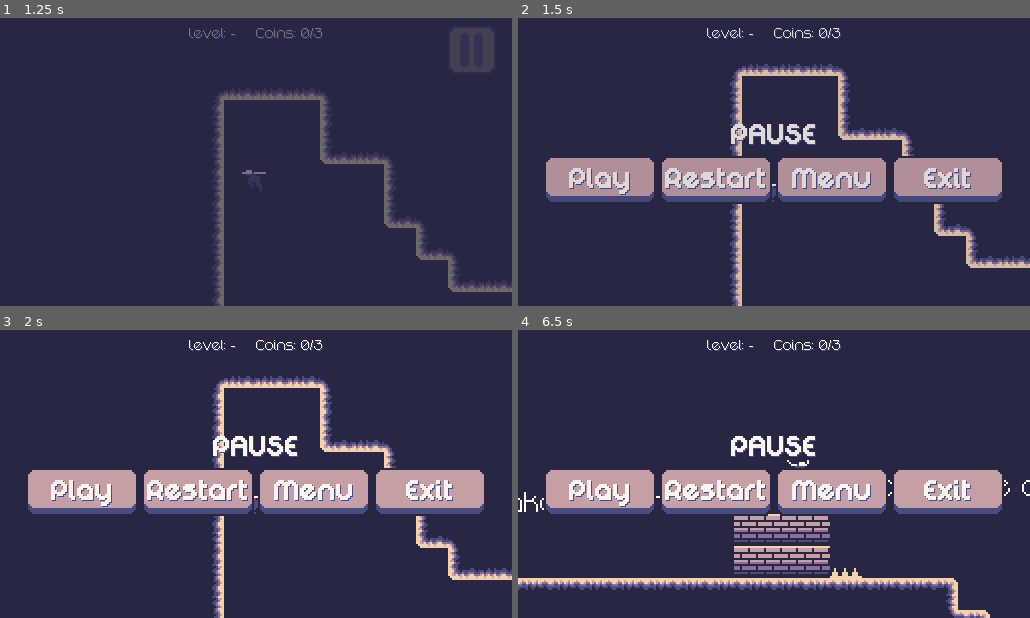
Above: before the commit, frames 1-4 (two rows, left to right).
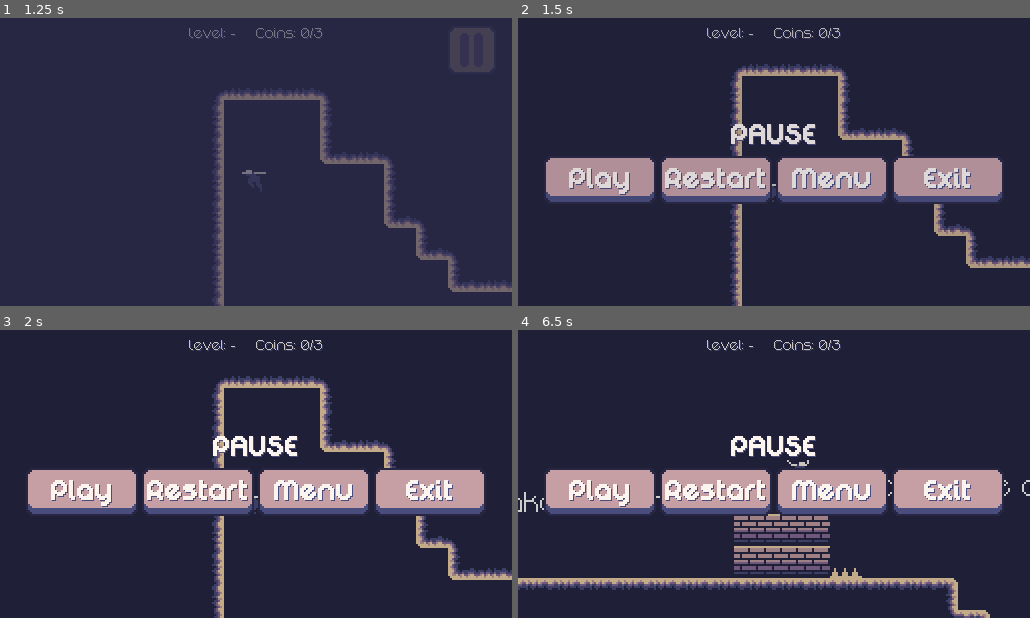
Above: after the commit, the same moments.

Repository: DeybisMelendez/duotone-reloaded
Game: Godot game, scene res://scenes/main/Main.tscn
The game is run twice, just before and just after one commit, with the same random seed, the same clock (stepped at 60 frames per second) and the same inputs.
Inputs (mouse positions are in pixels of both pictures, inside the frame that each line leads up to):
- Up to frame 1 (1.25 s): click "Hard" at 0.5 s
- Up to frame 2 (1.5 s): click (989, 49) at 1.25 s
- Up to frame 3 (2 s): no input
- Up to frame 4 (6.5 s): click "Restart" at 2 s; hold D (right) 2.78-4.28 s; tap C (change_camera) every 0.75 s from 2.85 to 5.85 s; tap W (jump) at 3.02, 3.77, 5.27, 6.02 s; hold A (left) 4.28-5.03 s; hold D (right) from 5.03 s (still down); tap Escape (pause) at 6.4 s

Frame 1 is identical in both runs. In frame 2, 2.8% of the frame differs, in the area x 36-100%, y 3-100%; in frame 3, 4.1%; in frame 4, 6.2%, in the area x 0-100%, y 3-100%.

Commit message:
hud mejorado

Diff:
--- a/autoload/global.gd
+++ b/autoload/global.gd
@@ -15,23 +15,25 @@
 
 func pause_game():
 		if get_tree().paused:
-			$music.play()
+			$music.set_volume_db(0)
 			get_tree().paused = false
 		else:
 			get_tree().paused = true
-			$music.stop()
+			$music.set_volume_db(-20)
 
 func transition_game(scene):
 	$transition.play("fade_out")
 	yield($transition,"animation_finished")
 	get_tree().change_scene_to(scene)
 	$transition.play("fade_in")
+	$music.set_volume_db(0)
 
 func transition_reload():
 	$transition.play("fade_out")
 	yield($transition,"animation_finished")
 	get_tree().reload_current_scene()
 	$transition.play("fade_in")
+	$music.set_volume_db(0)
 func restart_stats():
 		deads = 0
 		coins = 0
--- a/autoload/global.tscn
+++ b/autoload/global.tscn
@@ -6,7 +6,6 @@
 [ext_resource path="res://assets/sound/coin.wav" type="AudioStream" id=4]
 [ext_resource path="res://assets/sound/hit.wav" type="AudioStream" id=5]
 [ext_resource path="res://assets/sound/explosion.wav" type="AudioStream" id=6]
-
 
 [sub_resource type="Animation" id=1]
 resource_name = "fade_in"
--- a/bodies/player/HUD.tscn
+++ b/bodies/player/HUD.tscn
@@ -158,6 +158,14 @@
 "_edit_use_anchors_": false
 }
 
+[node name="ColorRect" type="ColorRect" parent="Popup"]
+anchor_right = 1.0
+anchor_bottom = 1.0
+color = Color( 0, 0, 0, 0.196078 )
+__meta__ = {
+"_edit_use_anchors_": false
+}
+
 [node name="CenterContainer" type="VBoxContainer" parent="Popup"]
 anchor_right = 1.0
 anchor_bottom = 1.0
--- a/scenes/main/Main.gd
+++ b/scenes/main/Main.gd
@@ -6,7 +6,7 @@
 	global.restart_stats()
 	global.load_game()
 	if get_tree().paused:
-		global.get_node("music").play()
+#		global.get_node("music").play()
 		get_tree().paused = false
 	if global.record.size() > 0:
 		$record.set_text("Max record: Saves: " + str(global.record[0]) + ", Deaths: " + str(global.record[1]))
